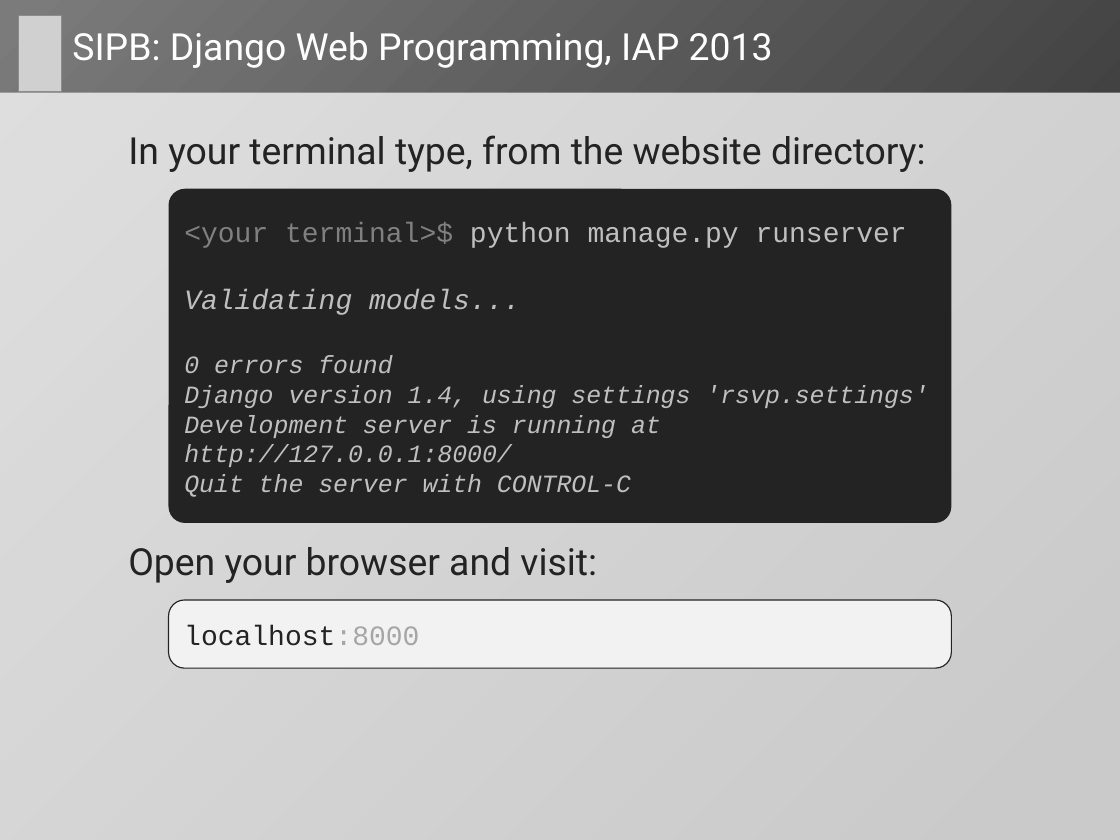
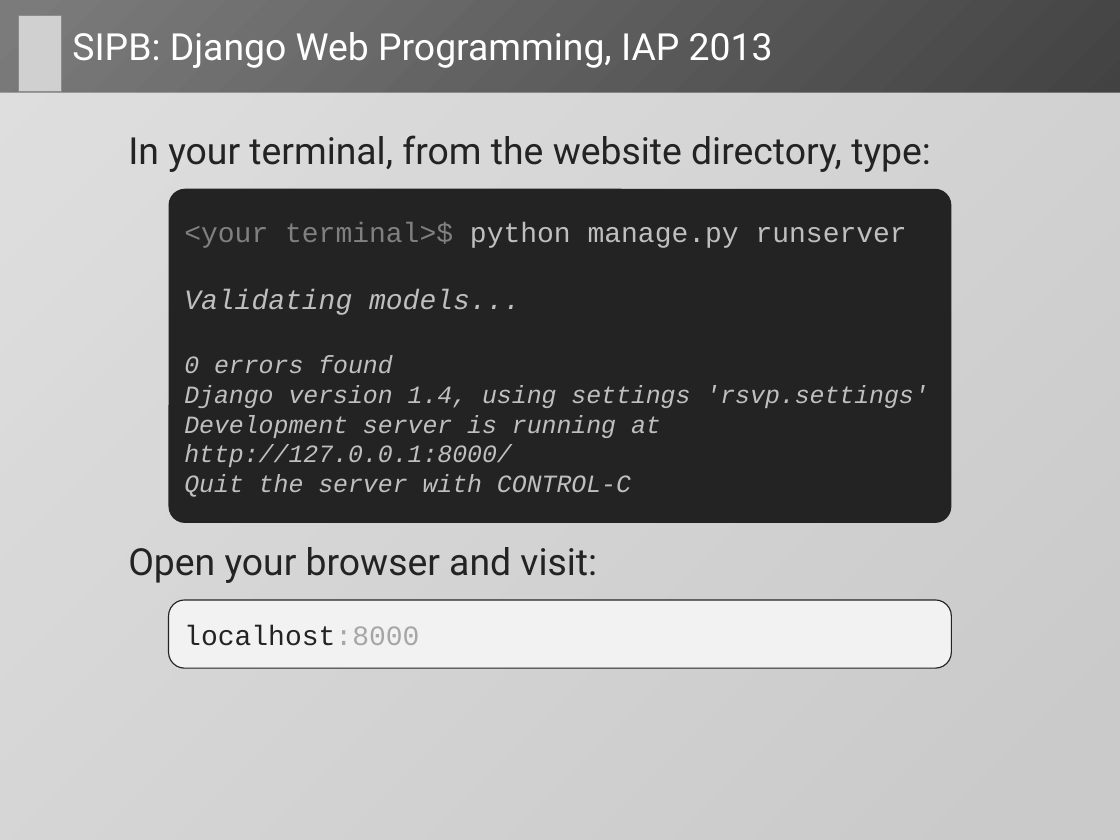
Before and after one commit to dlukeomalley/SIPB_django_class, a slide deck: slide 18 of slides/django_slides.pptx. Drawn at 1120x840 pixels with LibreOffice and Linux fonts; fonts in the diff are those of the drawing; grey boxes stand for pictures. Boxes give left, top, right and bottom in pixels: in the first picture for what was removed or moved away, otherwise in the second. Text is boxed around its words. In the diff, an @@ line names an element or a change of style, - is before the commit and + after.

```diff
--- a/slides/django_slides.pptx
+++ b/slides/django_slides.pptx
@@ text at <box>128,135,931,172</box>: text changed @@
-  In your terminal type, from the website directory:
+  In your terminal, from the website directory, type:
```
Also in this commit, not shown: 15 other slides changed, 9 slides added, 1 slide removed, 3 other files.
